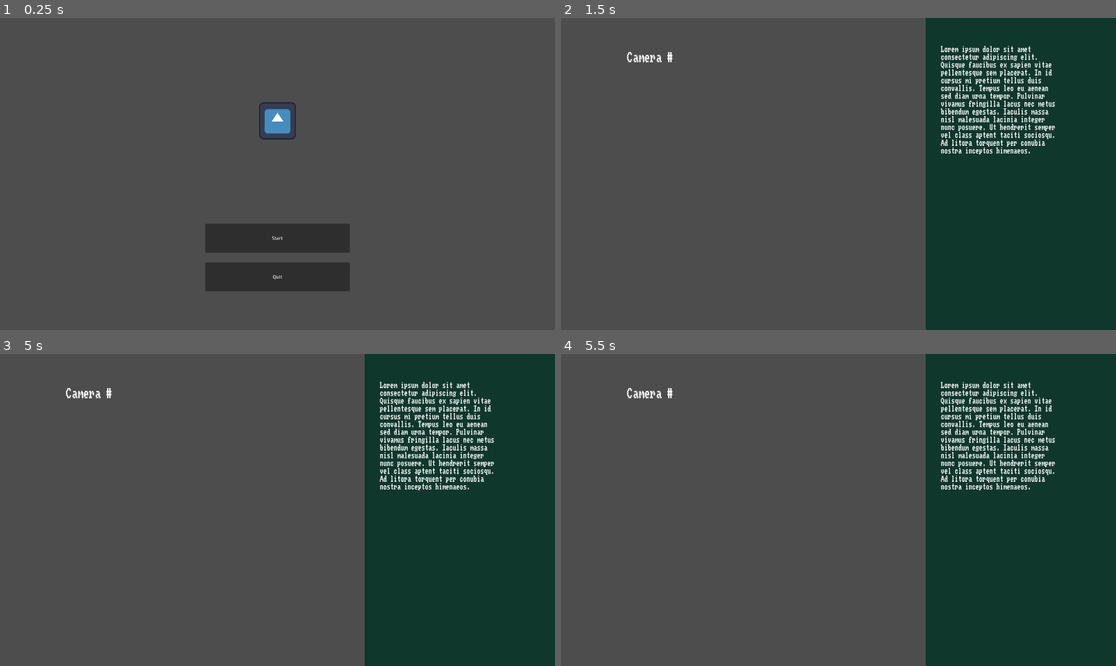
Above: before the commit, frames 1-4 (two rows, left to right).
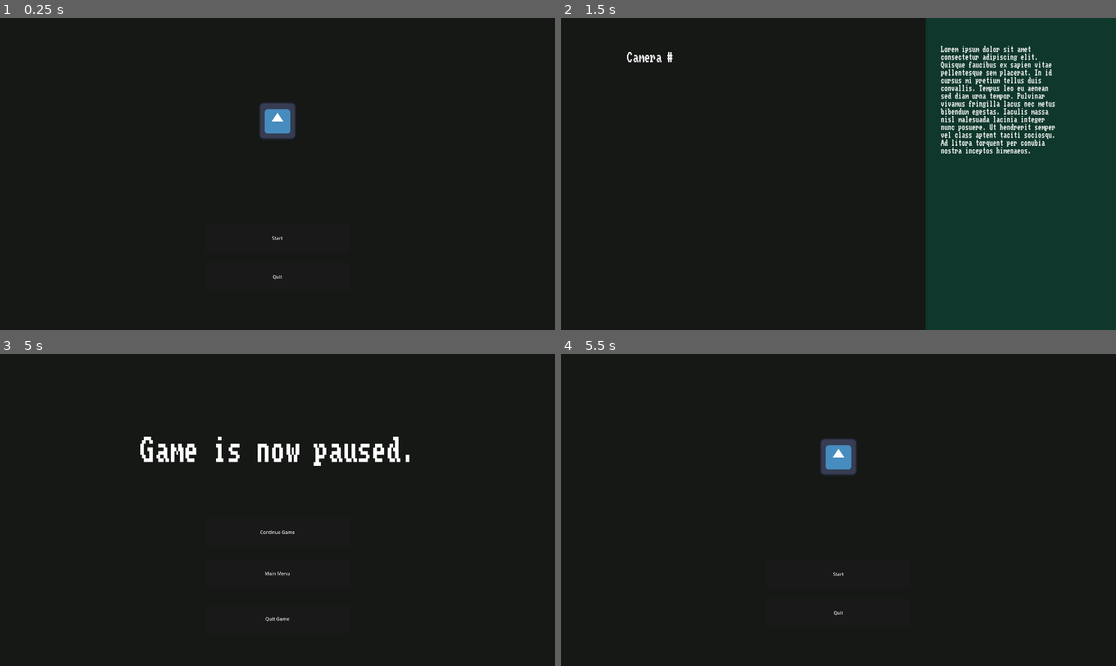
Above: after the commit, the same moments.

Repository: Undalevein/Game-Jam-2026-Eye-Spy
Game: Godot game, scene res://Scenes/Game/game.tscn
Same seed, same stepped clock (60 frames per second), same inputs: the game is played once before the commit and once after it. The engine's default icon, where the game draws it, is replaced by a stand-in: a white triangle on a blue panel in a dark square.
Inputs (mouse positions are in pixels of both pictures, inside the frame that each line leads up to):
- Up to frame 1 (0.25 s): no input
- Up to frame 2 (1.5 s): click "Start" at 0.5 s; tap Enter at 1.25 s
- Up to frame 3 (5 s): tap Space at 2, 3.5 s; tap Enter at 2.75, 4.25 s; tap Escape (Escape) at 4.9 s
- Up to frame 4 (5.5 s): click (838, 572) at 5 s, where only the run after the commit has a clickable "Main Menu"

The runs differ from the first frame. In frame 1, 94% of the frame differs, in the area x 0-100%, y 0-100%; in frame 2, 66%; in frame 3, 100%; in frame 4, 100%.

Commit message:
More infrastructure!!! I LOVE BORING STUFF!!!

Diff:
--- a/Scenes/Game/game.gd
+++ b/Scenes/Game/game.gd
@@ -1,17 +1,35 @@
 extends Node2D
 
-@export
+@export_range(1,6,1)
 var current_level = 1
+var in_level = false
 
+@onready
+var camera = $UI/Camera2D
 @onready
 var main_menu = $UI/Camera2D/CanvasLayer/MainMenu
 @onready
 var game_interface = $UI/Camera2D/CanvasLayer/GameInterface
 @onready
+var pause_menu = $UI/Camera2D/CanvasLayer/PauseMenu
+@onready
 var win_menu = $UI/Camera2D/CanvasLayer/Win
+@onready
+var background = $Background
+
+func _process(delta: float) -> void:
+	background.set_position(camera.global_position)
+
+func _input(event: InputEvent) -> void:
+	if not in_level:
+		return
+	if Input.is_action_just_pressed("Escape"):
+		pause_menu.visible = not pause_menu.visible
+
 
 func start_level() -> void:
 	# TODO create levels and connect them to the match block below.
+	in_level = current_level >= 1 and current_level <= 5
 	match current_level:
 		1:
 			pass
@@ -43,3 +61,12 @@
 func _on_loss_return_to_menu() -> void:
 	win_menu.visible = false
 	main_menu.visible = true
+
+func _on_pause_menu_continue_game() -> void:
+	pause_menu.visible = not pause_menu.visible
+
+func _on_pause_menu_return_to_menu() -> void:
+	in_level = false
+	pause_menu.visible = false
+	game_interface.visible = false
+	main_menu.visible = true
--- a/Scenes/Game/game.tscn
+++ b/Scenes/Game/game.tscn
@@ -1,10 +1,12 @@
-[gd_scene load_steps=6 format=3 uid="uid://dum34mb4dxme5"]
+[gd_scene load_steps=8 format=3 uid="uid://dum34mb4dxme5"]
 
 [ext_resource type="Script" uid="uid://bvfbhrxo8d74e" path="res://Scenes/Game/game.gd" id="1_qikps"]
 [ext_resource type="PackedScene" uid="uid://xcbhh04btsa7" path="res://Scenes/GameInterface/game_interface.tscn" id="2_i1e5p"]
+[ext_resource type="PackedScene" uid="uid://cu4nq7khuo13p" path="res://Scenes/PauseMenu/pause_menu.tscn" id="2_vifcx"]
 [ext_resource type="PackedScene" uid="uid://cn506ewwgm05c" path="res://Scenes/MainMenu/main_menu.tscn" id="3_ciybh"]
 [ext_resource type="PackedScene" uid="uid://b6b2q3c6pph8b" path="res://Scenes/Win/win.tscn" id="4_i1e5p"]
 [ext_resource type="PackedScene" uid="uid://i1w35u7nma1u" path="res://Scenes/Loss/loss.tscn" id="5_ciybh"]
+[ext_resource type="PackedScene" uid="uid://cg5wrwwahia15" path="res://Scenes/Level1/level_1.tscn" id="6_flgk0"]
 
 [node name="Game" type="Node2D"]
 script = ExtResource("1_qikps")
@@ -33,6 +35,24 @@
 [node name="Loss" parent="UI/Camera2D/CanvasLayer" instance=ExtResource("5_ciybh")]
 visible = false
 
+[node name="PauseMenu" parent="UI/Camera2D/CanvasLayer" instance=ExtResource("2_vifcx")]
+visible = false
+
+[node name="Levels" type="Node2D" parent="."]
+
+[node name="Level1" parent="Levels" instance=ExtResource("6_flgk0")]
+visible = false
+
+[node name="Background" type="ColorRect" parent="."]
+z_index = -4096
+offset_left = -1033.0
+offset_top = -676.0
+offset_right = 3499.0
+offset_bottom = 1752.0
+color = Color(0.08627451, 0.09411765, 0.08627451, 1)
+
 [connection signal="start_game" from="UI/Camera2D/CanvasLayer/MainMenu" to="." method="_on_main_menu_start_game"]
 [connection signal="return_to_menu" from="UI/Camera2D/CanvasLayer/Win" to="." method="_on_win_return_to_menu"]
 [connection signal="return_to_menu" from="UI/Camera2D/CanvasLayer/Loss" to="." method="_on_loss_return_to_menu"]
+[connection signal="continue_game" from="UI/Camera2D/CanvasLayer/PauseMenu" to="." method="_on_pause_menu_continue_game"]
+[connection signal="return_to_menu" from="UI/Camera2D/CanvasLayer/PauseMenu" to="." method="_on_pause_menu_return_to_menu"]
--- /dev/null
+++ b/Scenes/Level1/level_1.gd
@@ -0,0 +1,82 @@
+extends Node2D
+
+signal level_completed
+
+enum {LEFT, RIGHT}
+
+@export
+var total_rounds = 5
+
+var round = 1
+var monster_position = {"x": 0, "y": 0}
+var player_position = {"x": 0, "y": 0}
+var closet_positions = []
+var near_objects = []
+var passed_objects = []
+
+var monster_relative_location = null
+
+const FLAVOR_DIALOGUE = [
+	" Please, I am running out of time.",
+	" Is, is the monster still there?",
+	" I'm scared.",
+	" I... I can't do this.",
+	" Is it over yet?",
+	" Where am I, please tell me!",
+	" I can hear them.",
+	" Can, can you hear that?",
+	" I... can't... feel... my... breath.",
+	" Hurry, please."
+]
+
+func set_up() -> void:
+	#TODO: set up the location of the player and the monster.
+	pass
+
+func simulate_round() -> void:
+	#TODO: add an algorithm to simulate the player going from one closet to another.
+	#TODO
+	# Survivor begins running to another closet.
+
+	#TODO
+	# Monster goes to a position near the survivor.
+
+	round += 1
+	if round > total_rounds:
+		finish_level()
+
+func finish_level():
+	#TODO: add more stuff to indicate that the player survived the level.
+	level_completed.emit()
+
+func get_dialogue() -> String:
+	var dialogue = ""
+	# Get the list of objects near the player.
+	match near_objects:
+		[var a, var b, var c]:
+			dialogue += "%s here, %s there, %s over there, no monsters." % [a.capitalize(), b, c]
+		[var a, var b]:
+			dialogue += "From the outside, I see a %s there, oh, and a %s over there" % [a, b]
+		[var a]:
+			dialogue += "It looks like I see a %s near me" % a
+		[]:
+			dialogue += "I see nothing in the halls right now."
+	# Get a randomized list of objects the player has passed during the path.
+	passed_objects.shuffle()
+	var total_announce = randi_range(1, clamp(len(passed_objects), 0, 3))
+	match passed_objects:
+		[var a, var b, var c, ..] when total_announce == 3:
+			dialogue += " I passed the %s first, no wait it was that %s, or was it that %s. I do remember passing these, not sure about the order." % [a, b, c]
+		[var a, var b, ..] when total_announce == 2:
+			dialogue += " All I remember is passing two things: a %s and that %s." % [a, b]
+		[var a, ..] when total_announce == 1:
+			dialogue += " Did pass by a %s I believe." % a
+		[]:
+			dialogue += " I don't think I notice anything while running."
+	# Adds a random flavor dialogue.
+	if randi() % 7 == 1:
+		dialogue += FLAVOR_DIALOGUE[randi_range(0,len(FLAVOR_DIALOGUE) - 1)]
+	return dialogue
+
+func reset() -> void:
+	pass
--- /dev/null
+++ b/Scenes/Level1/level_1.tscn
@@ -0,0 +1,11 @@
+[gd_scene load_steps=3 format=3 uid="uid://cg5wrwwahia15"]
+
+[ext_resource type="Script" uid="uid://ghwp6qghjmgb" path="res://Scenes/Level1/level_1.gd" id="1_pylp5"]
+[ext_resource type="Texture2D" uid="uid://diqibyuwdgmq8" path="res://Sprites/icon.svg" id="2_iyse3"]
+
+[node name="Level1" type="Node2D"]
+script = ExtResource("1_pylp5")
+
+[node name="Icon" type="Sprite2D" parent="."]
+position = Vector2(639, 346)
+texture = ExtResource("2_iyse3")
--- /dev/null
+++ b/Scenes/Level2/level_2.gd
@@ -0,0 +1,3 @@
+extends Node2D
+
+signal level_completed
--- /dev/null
+++ b/Scenes/Level2/level_2.tscn
@@ -0,0 +1,6 @@
+[gd_scene load_steps=2 format=3 uid="uid://pci8y50bj2mv"]
+
+[ext_resource type="Script" uid="uid://clv6yr87povhf" path="res://Scenes/Level2/level_2.gd" id="1_hp1rf"]
+
+[node name="Level2" type="Node2D"]
+script = ExtResource("1_hp1rf")
--- /dev/null
+++ b/Scenes/Level3/level_3.gd
@@ -0,0 +1,3 @@
+extends Node2D
+
+signal level_completed
--- /dev/null
+++ b/Scenes/Level3/level_3.tscn
@@ -0,0 +1,6 @@
+[gd_scene load_steps=2 format=3 uid="uid://cq8tcw283lqtk"]
+
+[ext_resource type="Script" uid="uid://ciscmsu263r4g" path="res://Scenes/Level3/level_3.gd" id="1_ngiah"]
+
+[node name="Level3" type="Node2D"]
+script = ExtResource("1_ngiah")
--- /dev/null
+++ b/Scenes/Level4/level_4.gd
@@ -0,0 +1,3 @@
+extends Node2D
+
+signal level_completed
--- /dev/null
+++ b/Scenes/Level4/level_4.tscn
@@ -0,0 +1,6 @@
+[gd_scene load_steps=2 format=3 uid="uid://x7aw3ei1xmig"]
+
+[ext_resource type="Script" uid="uid://bnrxxnivsucid" path="res://Scenes/Level4/level_4.gd" id="1_763y3"]
+
+[node name="Level4" type="Node2D"]
+script = ExtResource("1_763y3")
--- /dev/null
+++ b/Scenes/Level5/level_5.gd
@@ -0,0 +1,3 @@
+extends Node2D
+
+signal level_completed
--- /dev/null
+++ b/Scenes/Level5/level_5.tscn
@@ -0,0 +1,6 @@
+[gd_scene load_steps=2 format=3 uid="uid://nvfb3qp0v8qu"]
+
+[ext_resource type="Script" uid="uid://jiw30njw28u6" path="res://Scenes/Level5/level_5.gd" id="1_8tp7b"]
+
+[node name="Level5" type="Node2D"]
+script = ExtResource("1_8tp7b")
--- /dev/null
+++ b/Scenes/PauseMenu/pause_menu.gd
@@ -0,0 +1,13 @@
+extends Control
+
+signal continue_game
+signal return_to_menu
+
+func _on_continue_button_pressed() -> void:
+	continue_game.emit()
+
+func _on_main_menu_button_pressed() -> void:
+	return_to_menu.emit()
+
+func _on_quit_button_pressed() -> void:
+	get_tree().quit()
--- /dev/null
+++ b/Scenes/PauseMenu/pause_menu.tscn
@@ -0,0 +1,92 @@
+[gd_scene load_steps=4 format=3 uid="uid://cu4nq7khuo13p"]
+
+[ext_resource type="FontFile" uid="uid://cr6golww4ofp8" path="res://Fonts/novem___.ttf" id="1_bgicp"]
+[ext_resource type="Script" uid="uid://c1w4ru2u31ho3" path="res://Scenes/PauseMenu/pause_menu.gd" id="1_pmgrh"]
+
+[sub_resource type="LabelSettings" id="LabelSettings_pmgrh"]
+font = ExtResource("1_bgicp")
+font_size = 100
+
+[node name="PauseMenu" type="Control"]
+layout_mode = 3
+anchors_preset = 15
+anchor_right = 1.0
+anchor_bottom = 1.0
+grow_horizontal = 2
+grow_vertical = 2
+script = ExtResource("1_pmgrh")
+
+[node name="ColorRect" type="ColorRect" parent="."]
+layout_mode = 1
+anchors_preset = 15
+anchor_right = 1.0
+anchor_bottom = 1.0
+grow_horizontal = 2
+grow_vertical = 2
+color = Color(0.08627451, 0.09411765, 0.08627451, 1)
+metadata/_edit_lock_ = true
+
+[node name="PauseLabel" type="Label" parent="."]
+layout_mode = 1
+anchors_preset = 8
+anchor_left = 0.5
+anchor_top = 0.5
+anchor_right = 0.5
+anchor_bottom = 0.5
+offset_left = -475.0
+offset_top = -254.0
+offset_right = 475.0
+offset_bottom = -153.0
+grow_horizontal = 2
+grow_vertical = 2
+text = "Game is now paused."
+label_settings = SubResource("LabelSettings_pmgrh")
+
+[node name="ContinueButton" type="Button" parent="."]
+layout_mode = 1
+anchors_preset = 7
+anchor_left = 0.5
+anchor_top = 1.0
+anchor_right = 0.5
+anchor_bottom = 1.0
+offset_left = -250.0
+offset_top = -513.0
+offset_right = 250.0
+offset_bottom = -413.0
+grow_horizontal = 2
+grow_vertical = 0
+text = "Continue Game"
+
+[node name="MainMenuButton" type="Button" parent="."]
+layout_mode = 1
+anchors_preset = 7
+anchor_left = 0.5
+anchor_top = 1.0
+anchor_right = 0.5
+anchor_bottom = 1.0
+offset_left = -250.0
+offset_top = -370.0
+offset_right = 250.0
+offset_bottom = -270.0
+grow_horizontal = 2
+grow_vertical = 0
+text = "Main Menu"
+
+[node name="QuitButton" type="Button" parent="."]
+layout_mode = 1
+anchors_preset = 7
+anchor_left = 0.5
+anchor_top = 1.0
+anchor_right = 0.5
+anchor_bottom = 1.0
+offset_left = -250.0
+offset_top = -213.0
+offset_right = 250.0
+offset_bottom = -113.0
+grow_horizontal = 2
+grow_vertical = 0
+text = "Quit Game"
+
+[connection signal="pressed" from="ContinueButton" to="." method="_on_continue_button_pressed"]
+[connection signal="pressed" from="MainMenuButton" to="." method="_on_main_menu_button_pressed"]
+[connection signal="pressed" from="QuitButton" to="." method="_on_quit_button_pressed"]
Not shown, added: Scenes/Level1/level_1.gd.uid
Not shown, added: Scenes/Level2/level_2.gd.uid
Not shown, added: Scenes/Level3/level_3.gd.uid
Not shown, added: Scenes/Level4/level_4.gd.uid
Not shown, added: Scenes/Level5/level_5.gd.uid
Not shown, added: Scenes/PauseMenu/pause_menu.gd.uid
